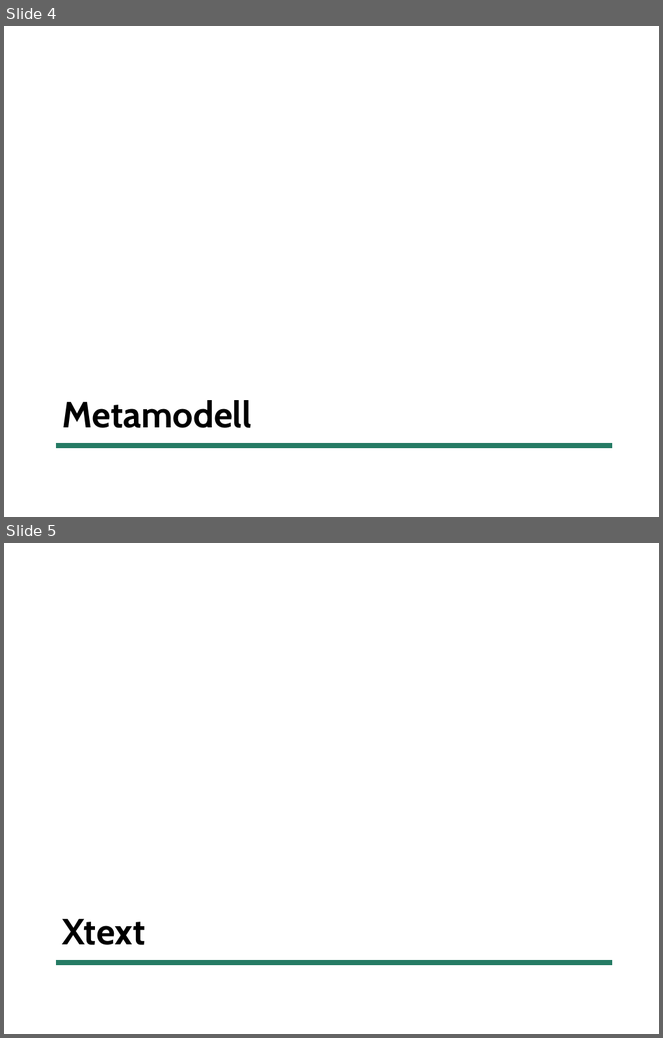
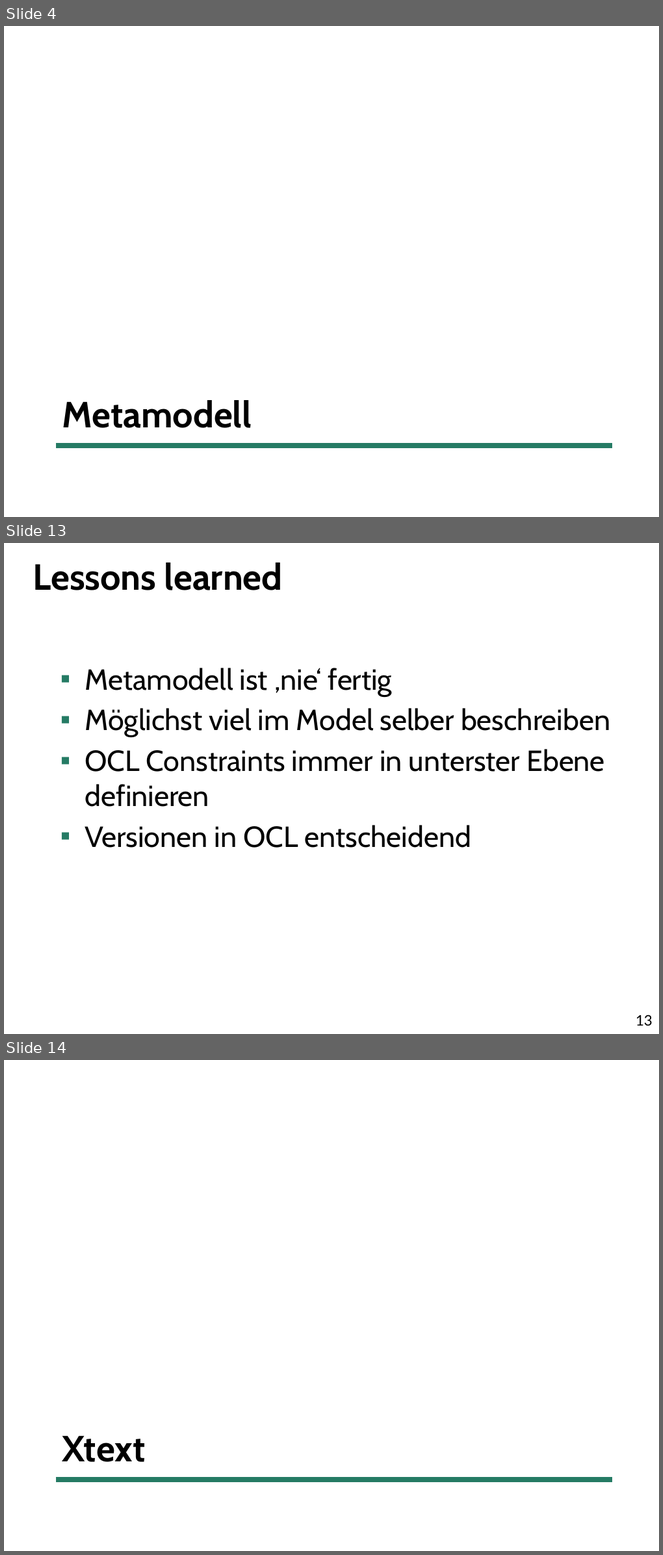
Before and after one commit to uwecl/MDSD-Praktikum, a slide deck: presentation/MDSD-Abschlusspraesentation.pptx. Shown one above the other, each under a label of ours: slides 4 and 5 before the commit, slides 4, 13 and 14 after it; the slides between them are not shown. The pictures are 663x1038 and 663x1555 pixels, drawn with LibreOffice and Linux fonts; fonts in the diff are those of the drawing. Boxes give left, top, right and bottom in pixels: in the first picture for what was removed or moved away, otherwise in the second. Text is boxed around its words. In the diff, an @@ line names an element or a change of style, - is before the commit and + after.

```diff
--- a/presentation/MDSD-Abschlusspraesentation.pptx
+++ b/presentation/MDSD-Abschlusspraesentation.pptx
@@ slide 13 added at [4,543,659,1034], background #FFFFFF @@
@@ title added at [33,563,283,590], 40 pt, text #000000, bold @@
+Lessons learned
@@ text added at [85,668,610,848], 32 pt, text #000000 @@
+▪ Metamodell ist ‚nie‘ fertig
+▪ Möglichst viel im Model selber beschreiben
+▪ OCL Constraints immer in unterster Ebene definieren
+▪ Versionen in OCL entscheidend
@@ page number added at [636,1015,653,1026], 16 pt, text #000000 @@
+13
@@ what was slide 5 is now slide 14 @@
```
Also in this commit, not shown: 1 slide changed, 8 other slides added.
